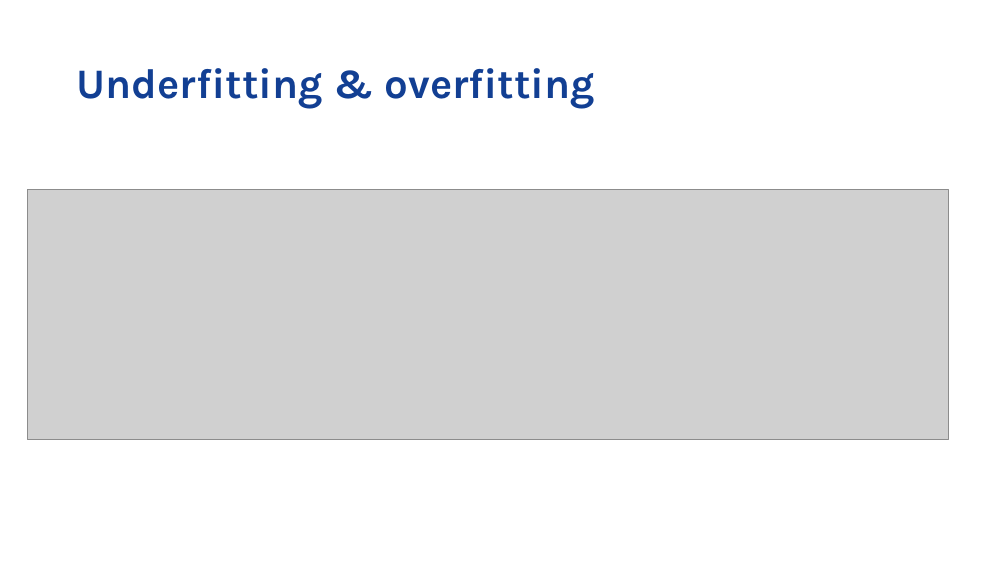
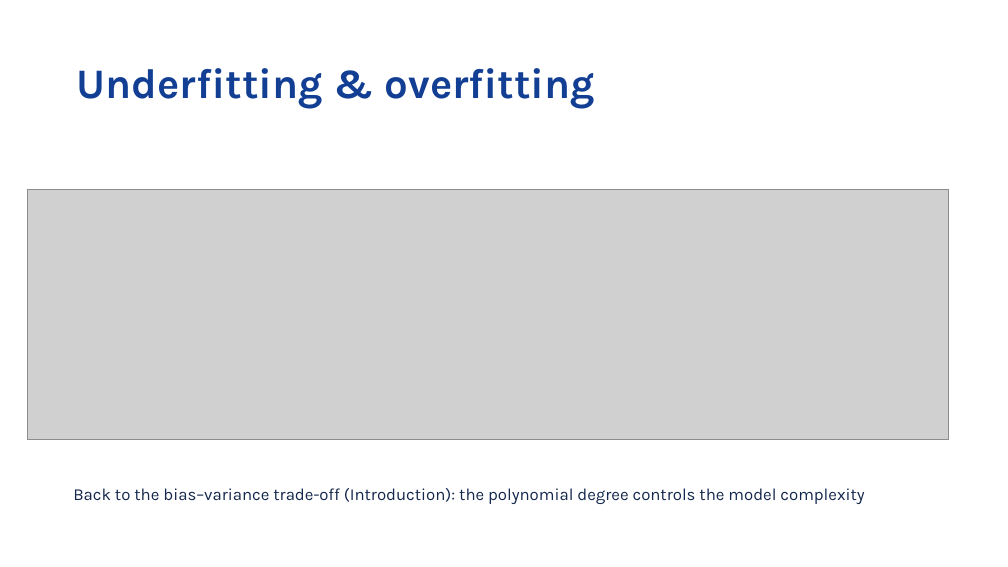
Before and after one commit to vib-training-conferences/machine-learning-and-deep-learning-fundamentals, a slide deck: slide 25 of docs/day-1-session-3-regression.pptx (slide 20 before the commit). Drawn at 1008x567 pixels with LibreOffice and Linux fonts; fonts in the diff are those of the drawing; grey boxes stand for pictures; background and template pictures are left out. Boxes give left, top, right and bottom in pixels: in the first picture for what was removed or moved away, otherwise in the second. Text is boxed around its words. In the diff, an @@ line names an element or a change of style, - is before the commit and + after.

```diff
--- a/docs/day-1-session-3-regression.pptx
+++ b/docs/day-1-session-3-regression.pptx
@@ text added at <box>73,488,864,504</box>, 16 pt, text #14274C @@
+Back to the bias–variance trade-off (Introduction): the polynomial degree controls the model complexity
```
Also in this commit, not shown: 18 other slides changed, 18 slides added, 8 slides removed, 13 other files.
